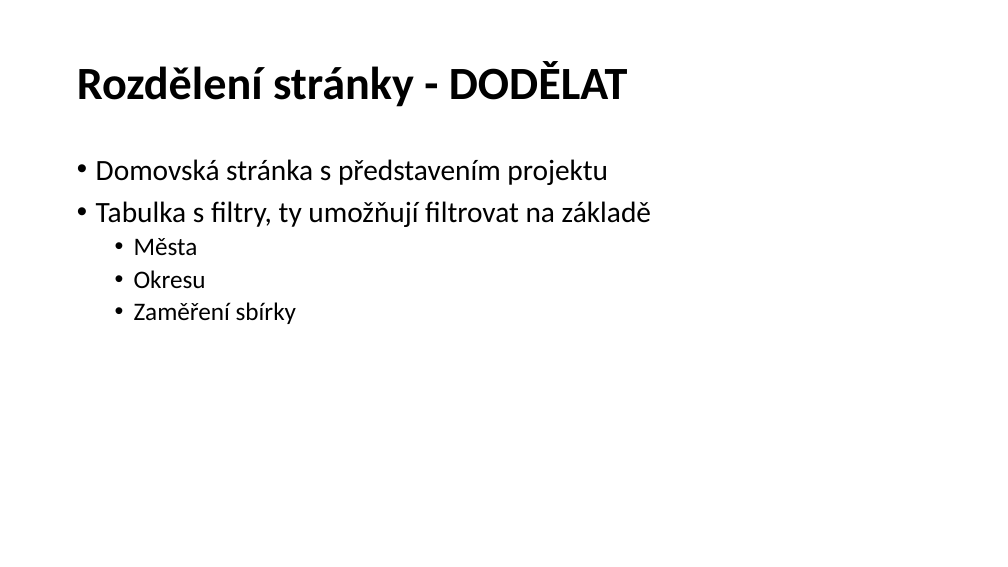
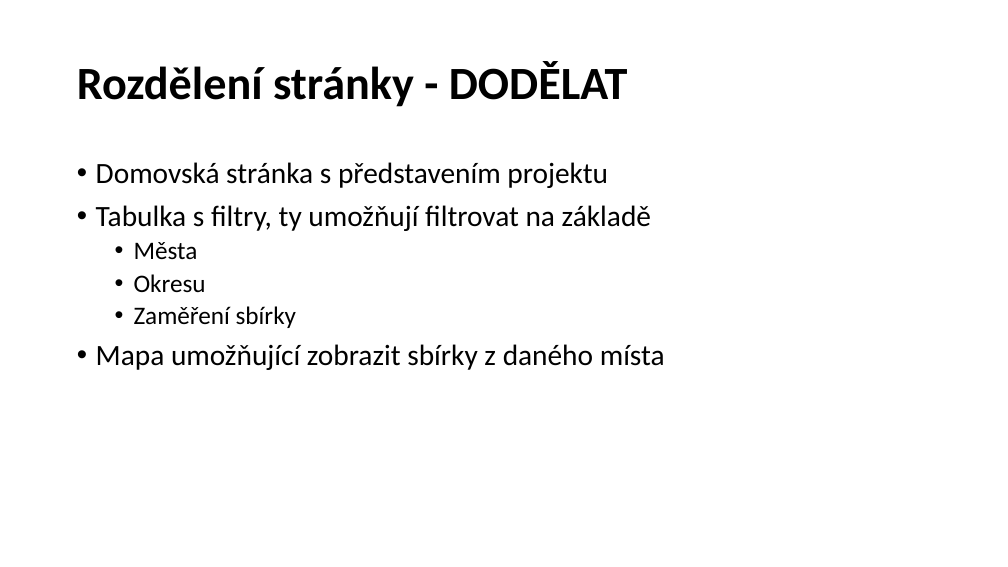
Before and after one commit to matousek11/charity, a slide deck: slide 3 of VSÚKHK - prezentace.pptx. Drawn at 1008x567 pixels with LibreOffice and Linux fonts; fonts in the diff are those of the drawing; background and template pictures are left out. Boxes give left, top, right and bottom in pixels: in the first picture for what was removed or moved away, otherwise in the second. Text is boxed around its words. In the diff, an @@ line names an element or a change of style, - is before the commit and + after.

```diff
--- a/VSÚKHK - prezentace.pptx
+++ b/VSÚKHK - prezentace.pptx
@@ text at bbox=[96, 344, 665, 370]: paragraph added @@
+• Mapa umožňující zobrazit sbírky z daného místa
```
Also in this commit, not shown: 2 other slides changed, 1 slide added, 1 slide removed, 4 other files.
